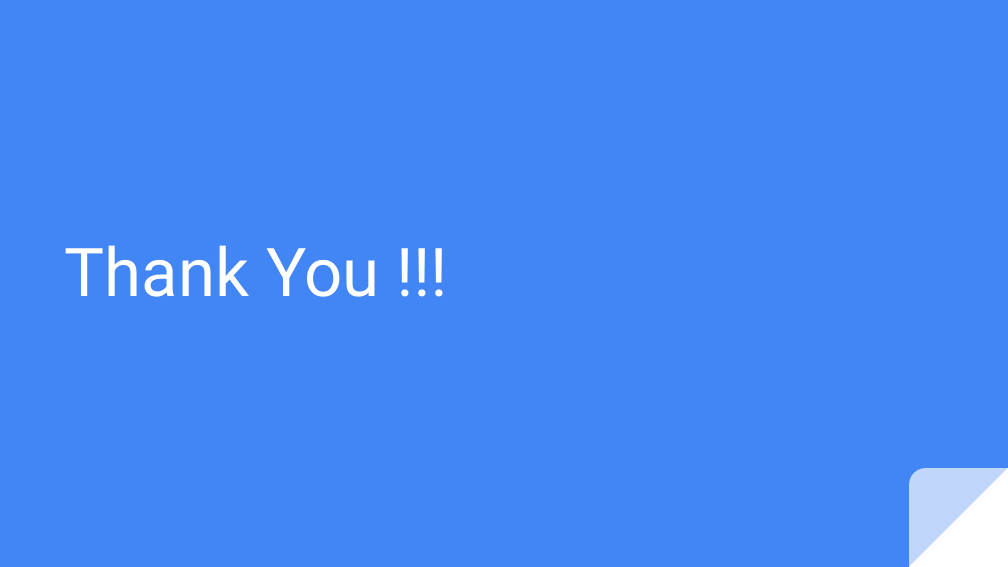
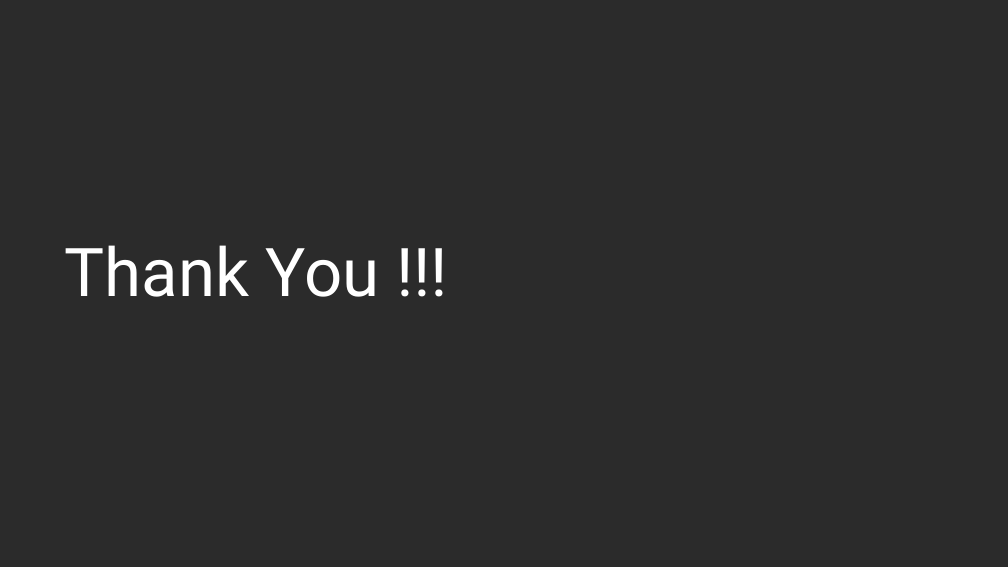
Before and after one commit to edyoda/kafka-cassandra-tutorial, a slide deck: slide 11 of Kafka Consumers.pptx (slide 9 before the commit). Drawn at 1008x567 pixels with LibreOffice and Linux fonts; fonts in the diff are those of the drawing; background and template pictures are left out; a plain dark background stands for a picture behind light text. Boxes give left, top, right and bottom in pixels: in the first picture for what was removed or moved away, otherwise in the second. Text is boxed around its words. In the diff, an @@ line names an element or a change of style, - is before the commit and + after.

```diff
--- a/Kafka Consumers.pptx
+++ b/Kafka Consumers.pptx
@@ background #4285F4 to picture (left out) @@
@@ right triangle removed at <box>909,468,1008,566</box> @@
@@ round rect removed at <box>909,468,1008,566</box> @@
```
Also in this commit, not shown: 9 other slides changed, 2 slides added, 3 other files.
